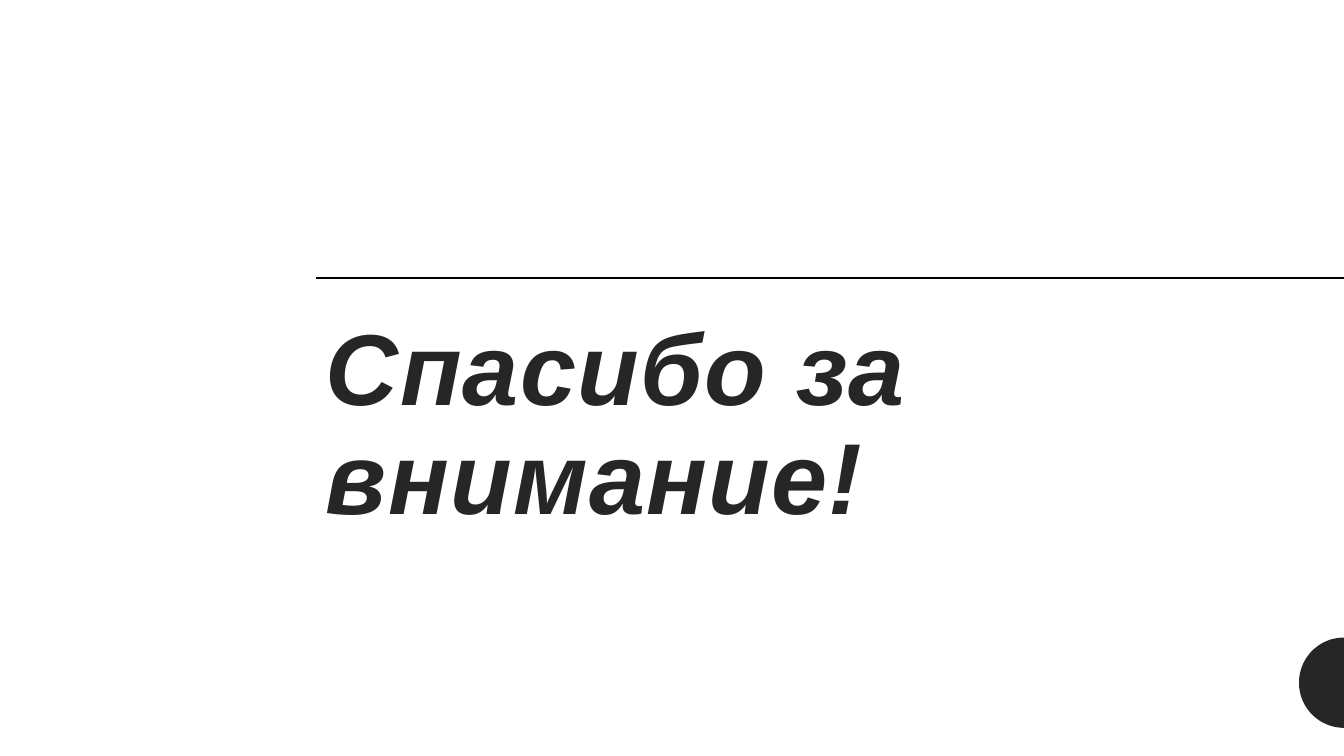
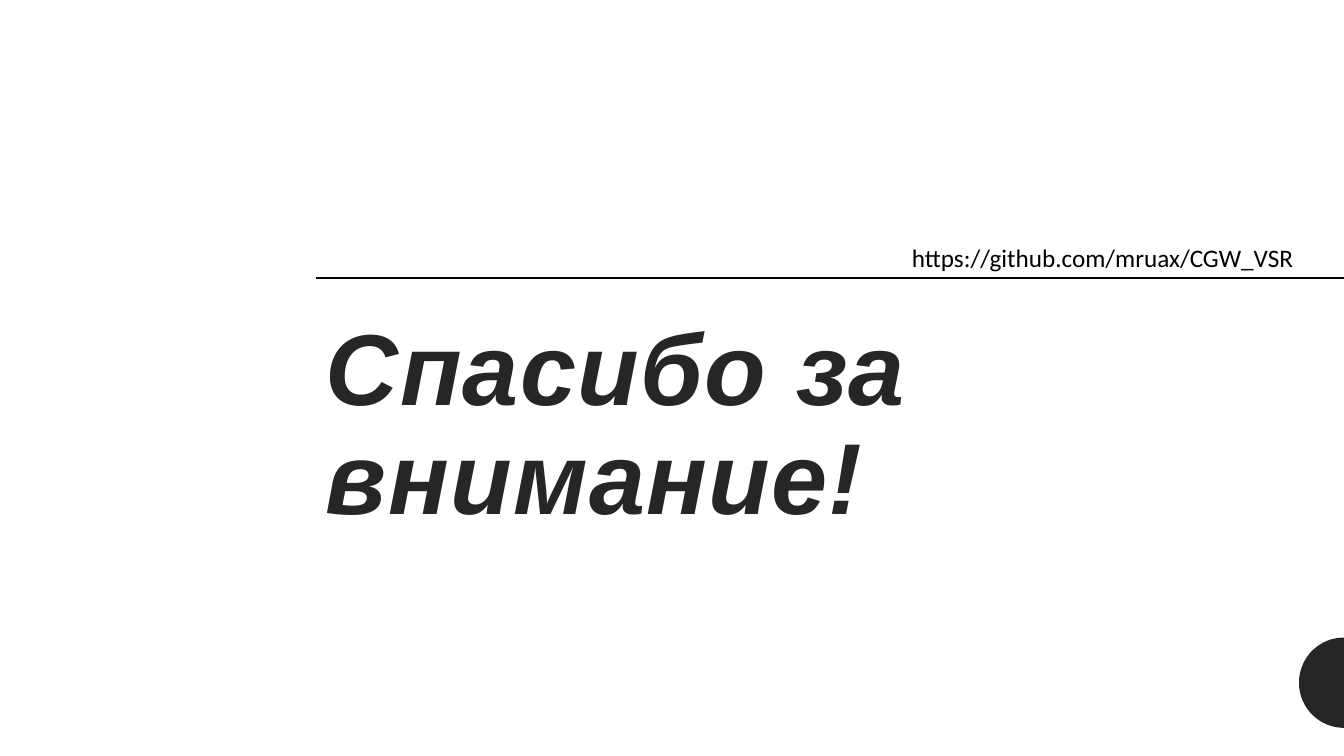
Before and after one commit to mruax/CGW_VSR, a slide deck: slide 18 of docs/Презентация.pptx (slide 12 before the commit). Drawn at 1344x756 pixels with LibreOffice and Linux fonts; fonts in the diff are those of the drawing. Boxes give left, top, right and bottom in pixels: in the first picture for what was removed or moved away, otherwise in the second. Text is boxed around its words. In the diff, an @@ line names an element or a change of style, - is before the commit and + after.

```diff
--- a/docs/Презентация.pptx
+++ b/docs/Презентация.pptx
@@ text added at bbox=[912, 249, 1293, 272], 18 pt, text #000000 @@
+https://github.com/mruax/CGW_VSR
```
Also in this commit, not shown: 6 slides added, 1 other file.
